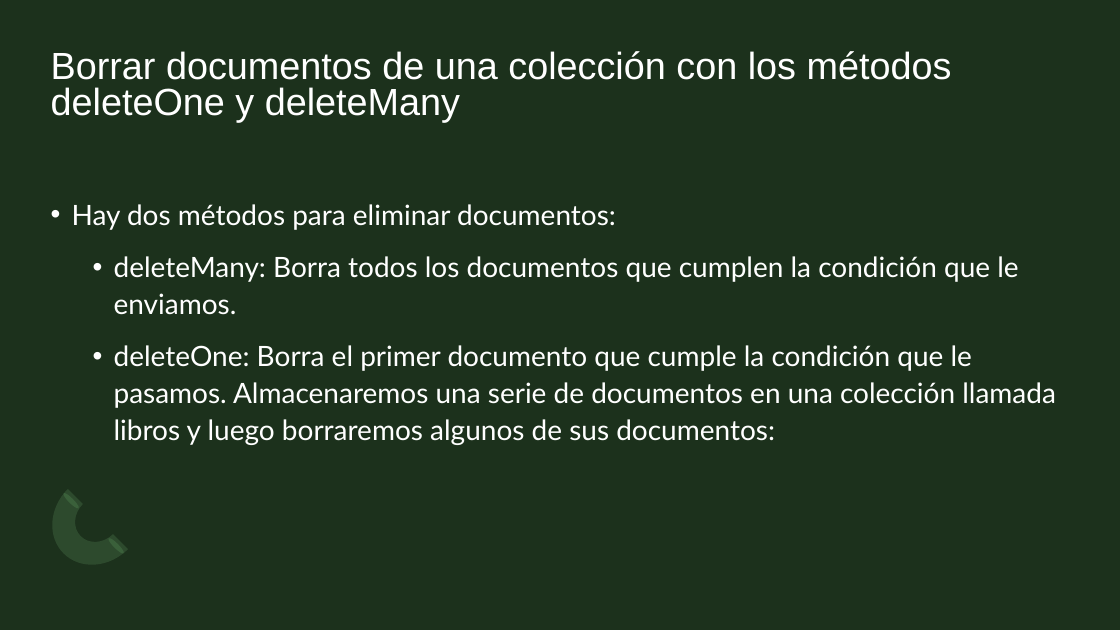
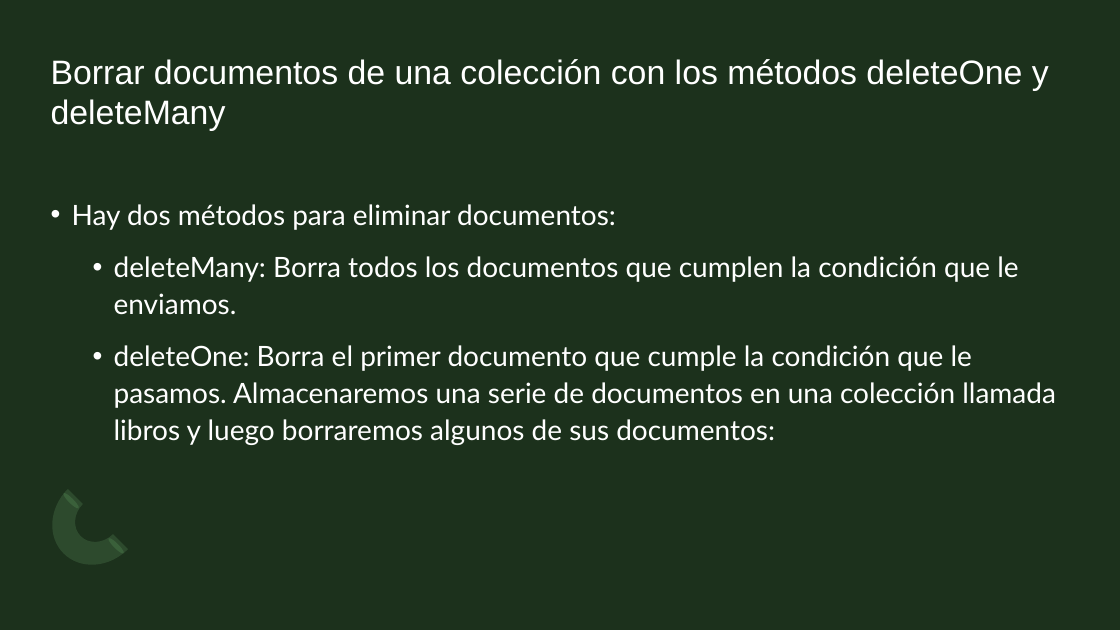
Before and after one commit to jorloicono/AF-BIGDATA-BI, a slide deck: slide 14 of PRESENTACIONES/Mongo DB.odp. Drawn at 1120x630 pixels with LibreOffice and Linux fonts; fonts in the diff are those of the drawing. Boxes give left, top, right and bottom in pixels: in the first picture for what was removed or moved away, otherwise in the second. Text is boxed around its words. In the diff, an @@ line names an element or a change of style, - is before the commit and + after.

```diff
--- a/PRESENTACIONES/Mongo DB.odp
+++ b/PRESENTACIONES/Mongo DB.odp
@@ title "Borrar documentos de una colección ..." at <box>51,59,1049,131</box>: size 32.4 to 29 pt; line spacing 0.8 to 1 @@
```
Also in this commit, not shown: 2 other slides changed, 3 slides added.
